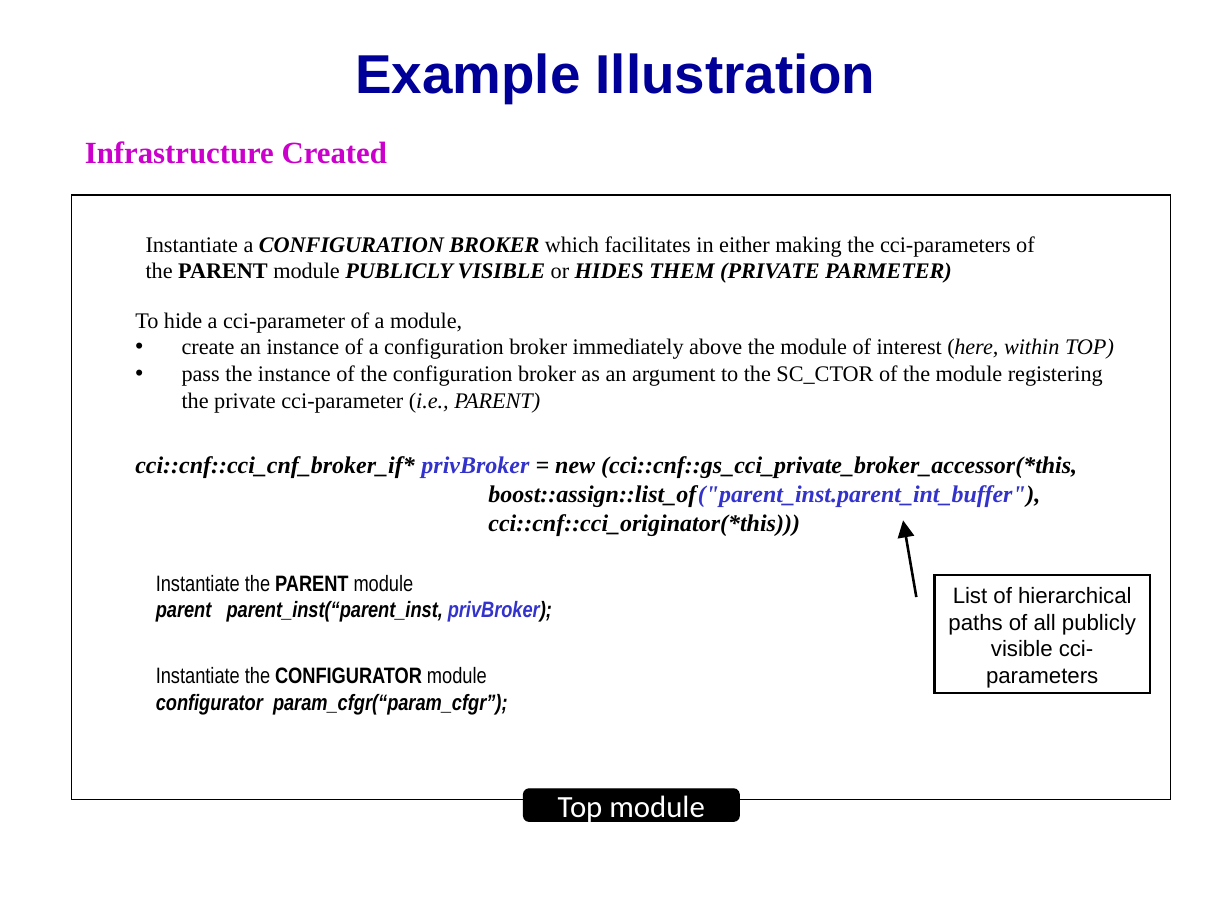
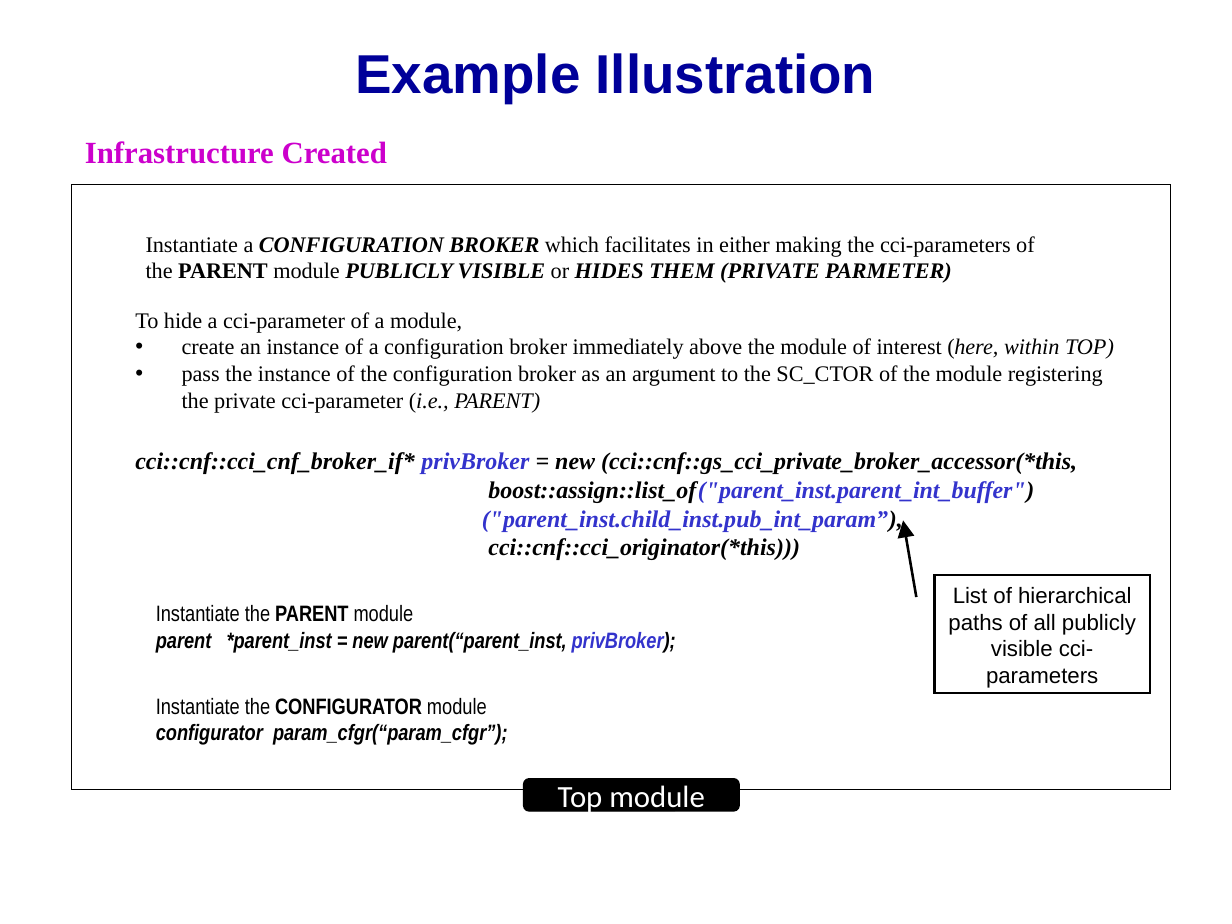
Before and after one commit to accellera-official/cci, a slide deck: slide 3 of examples/ex14_Hiding_Parameters/docs/ex14_Hiding_Parameters.ppt. Drawn at 1232x924 pixels with LibreOffice and Linux fonts; fonts in the diff are those of the drawing; background and template pictures are left out. Boxes give left, top, right and bottom in pixels: in the first picture for what was removed or moved away, otherwise in the second. Text is boxed around its words. In the diff, an @@ line names an element or a change of style, - is before the commit and + after.

```diff
--- a/examples/ex14_Hiding_Parameters/docs/ex14_Hiding_Parameters.ppt
+++ b/examples/ex14_Hiding_Parameters/docs/ex14_Hiding_Parameters.ppt
@@ rectangle: place and size @@
-rectangle at (71, 195, 1170, 800)
+rectangle at (71, 185, 1170, 790)
@@ rectangle "cci::cnf::cci_cnf_broker_if* privBroker = new (cci::cnf::gs_ ...": place and size @@
-rectangle "cci::cnf::cci_cnf_broker_if* privBroker = new (cci::cnf::gs_ ..." at (123, 452, 1099, 535)
+rectangle "cci::cnf::cci_cnf_broker_if* privBroker = new (cci::cnf::gs_ ..." at (123, 452, 1099, 554)
@@ text in rectangle at (482, 481, 1034, 533): text changed @@
-boost::assign::list_of("parent_inst.parent_int_buffer"),
+boost::assign::list_of("parent_inst.parent_int_buffer")
+("parent_inst.child_inst.pub_int_param”),
@@ rectangle "Instantiate the PARENT module": place and size @@
-rectangle "Instantiate the PARENT module" at (144, 554, 637, 637)
+rectangle "Instantiate the PARENT module" at (144, 585, 708, 668)
@@ text in rectangle at (156, 632, 676, 653): text changed @@
-parent parent_inst(“parent_inst, privBroker);
+parent *parent_inst = new parent(“parent_inst, privBroker);
@@ rectangle "Instantiate the CONFIGURATOR module": place and size @@
-rectangle "Instantiate the CONFIGURATOR module" at (144, 647, 637, 729)
+rectangle "Instantiate the CONFIGURATOR module" at (144, 678, 637, 760)
@@ rounded rectangle "Top module": place and size @@
-rounded rectangle "Top module" at (524, 788, 739, 821)
+rounded rectangle "Top module" at (524, 779, 739, 811)
```
Also in this commit, not shown: 7 other slides changed, 1 slide added.
